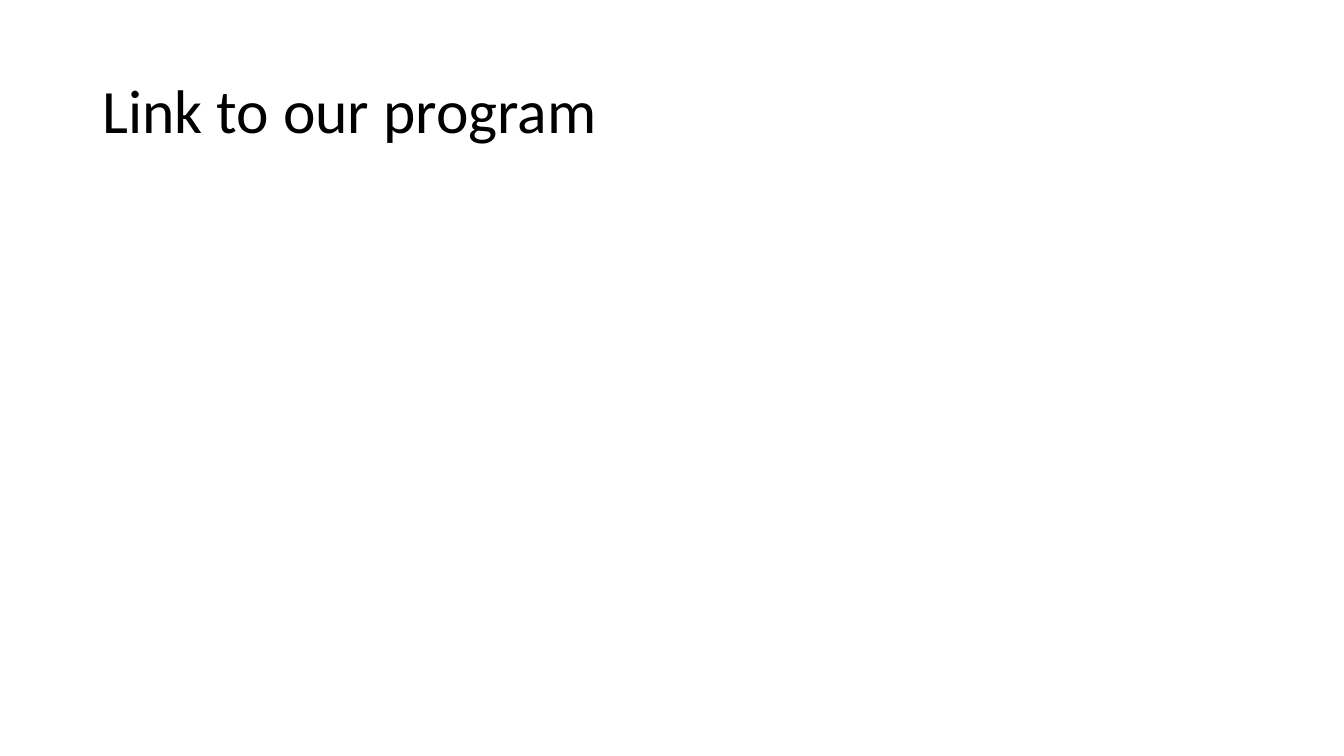
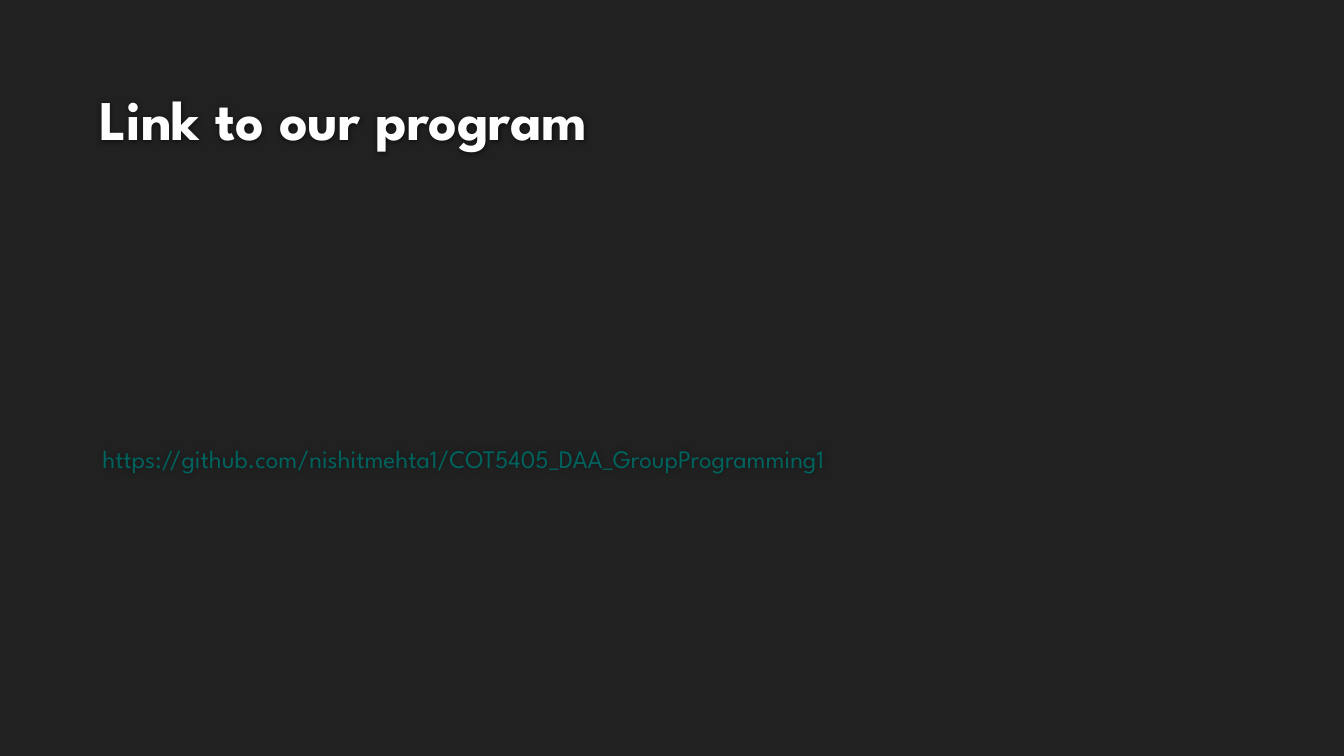
Before and after one commit to nishitmehta1/COT5405_DAA_GroupProgramming1, a slide deck: slide 13 of GP_Presentation.pptx. Drawn at 1344x756 pixels with LibreOffice and Linux fonts; fonts in the diff are those of the drawing; background and template pictures are left out. Boxes give left, top, right and bottom in pixels: in the first picture for what was removed or moved away, otherwise in the second. Text is boxed around its words. In the diff, an @@ line names an element or a change of style, - is before the commit and + after.

```diff
--- a/GP_Presentation.pptx
+++ b/GP_Presentation.pptx
@@ background #FFFFFF to #212121 @@
@@ title "Link to our program": place and size @@
-title "Link to our program" at (102,90,596,144)
+title "Link to our program" at (99,101,587,153)
@@ title "Link to our program" at (99,101,587,153): size 44 to 40 pt, font Calibri to League Spartan, text colour #000000 to #FEFEFE, bold on; line spacing 0.9 to 1; vertical alignment middle to bottom @@
@@ text added at (102,451,824,473), 18 pt, text #00635D @@
+https://github.com/nishitmehta1/COT5405_DAA_GroupProgramming1
```
Also in this commit, not shown: 12 other slides changed, 1 other file.
